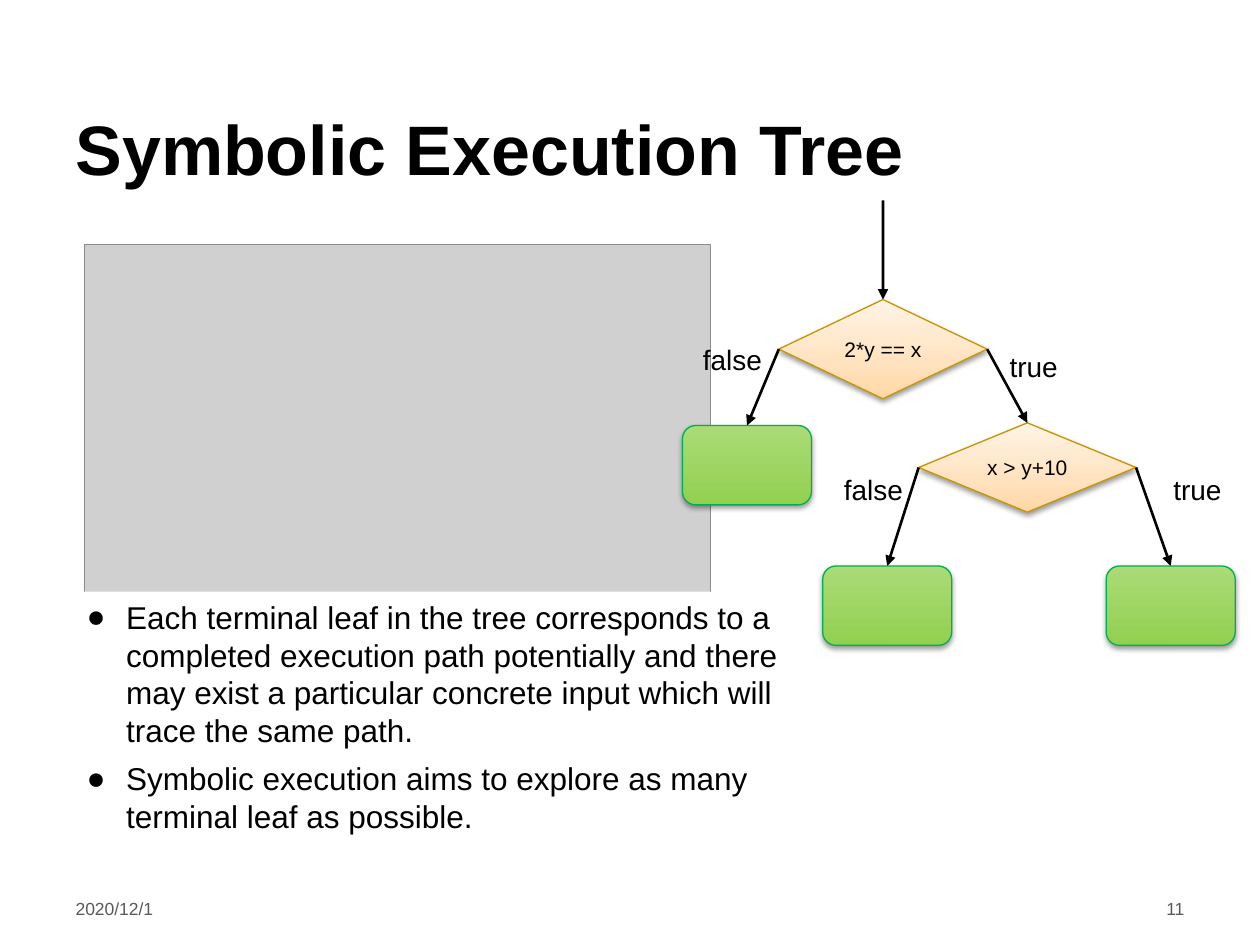
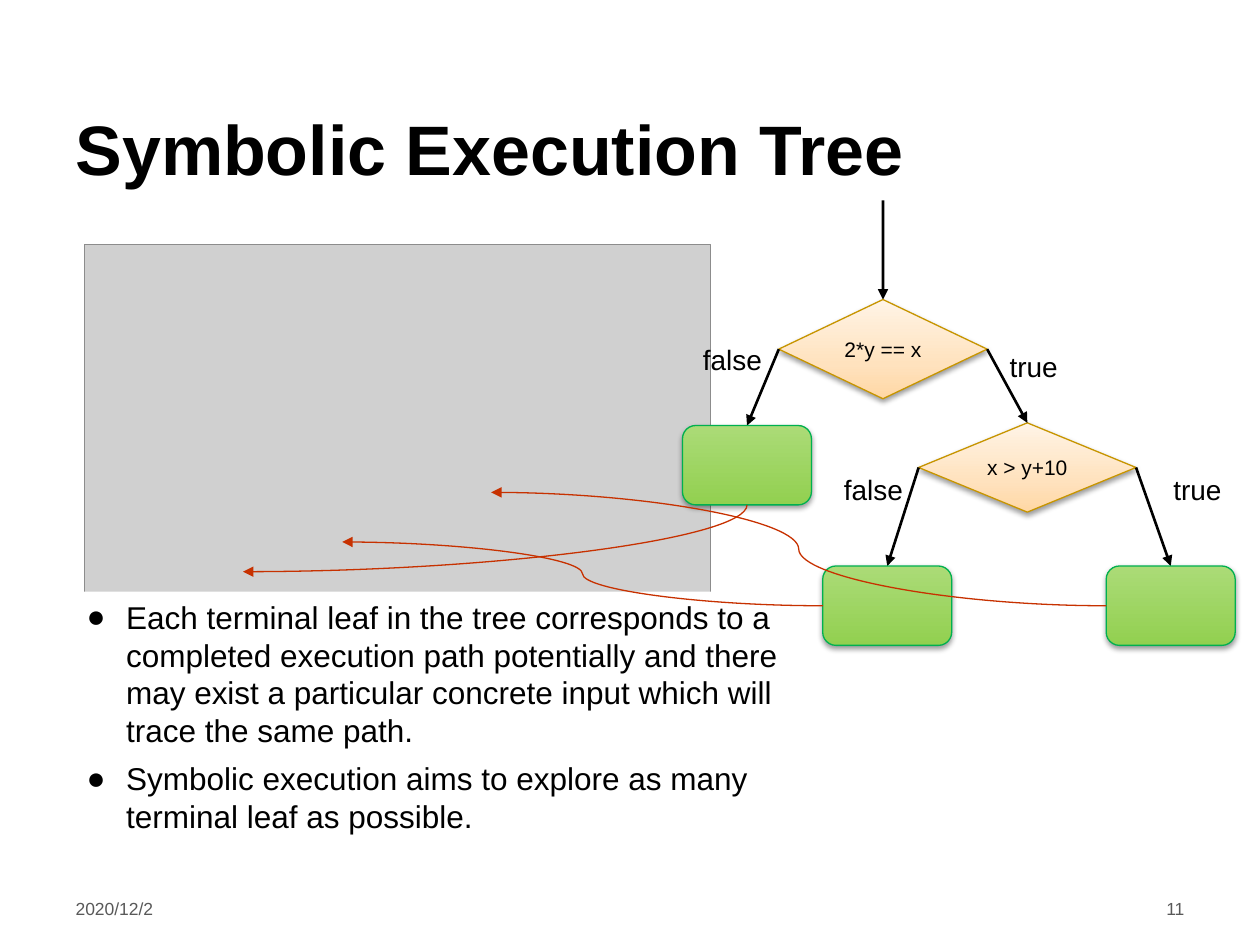
Before and after one commit to LintianShi/Research-Proposal, a slide deck: slide 11 of Symbolic_execution.pptx. Drawn at 1260x945 pixels with LibreOffice and Linux fonts; fonts in the diff are those of the drawing; grey boxes stand for pictures; background and template pictures are left out. Boxes give left, top, right and bottom in pixels: in the first picture for what was removed or moved away, otherwise in the second. Text is boxed around its words. In the diff, an @@ line names an element or a change of style, - is before the commit and + after.

```diff
--- a/Symbolic_execution.pptx
+++ b/Symbolic_execution.pptx
@@ curved arrow added from (747, 505) to (243, 572), #C83200 0.75 pt @@
@@ curved arrow added from (1106, 606) to (491, 493), #C83200 0.75 pt @@
@@ curved arrow added from (823, 606) to (343, 542), #C83200 0.75 pt @@
@@ text at (76, 902, 154, 915): text changed @@
-2020/12/1
+2020/12/2
```
Also in this commit, not shown: 18 other slides changed, 1 slide added.
